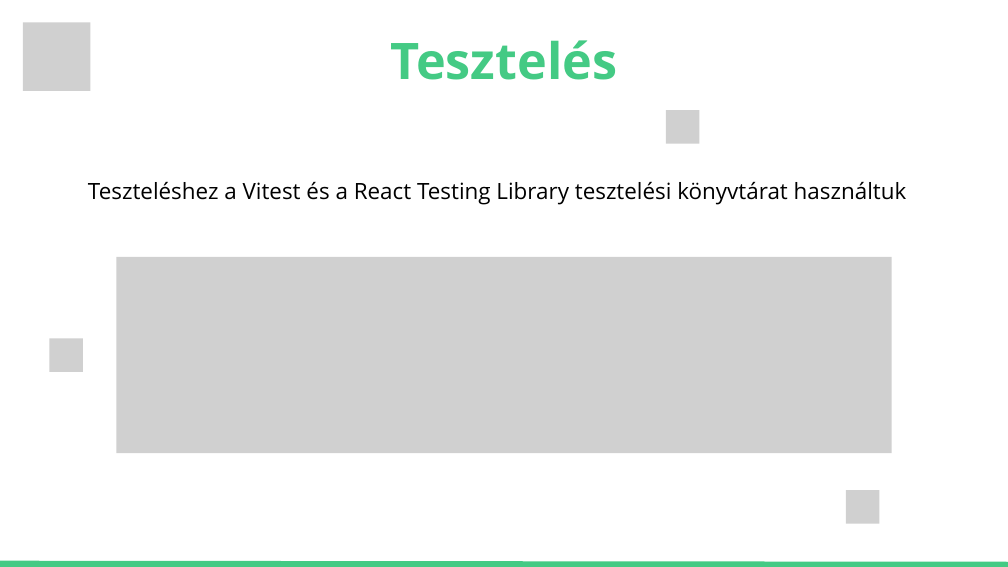
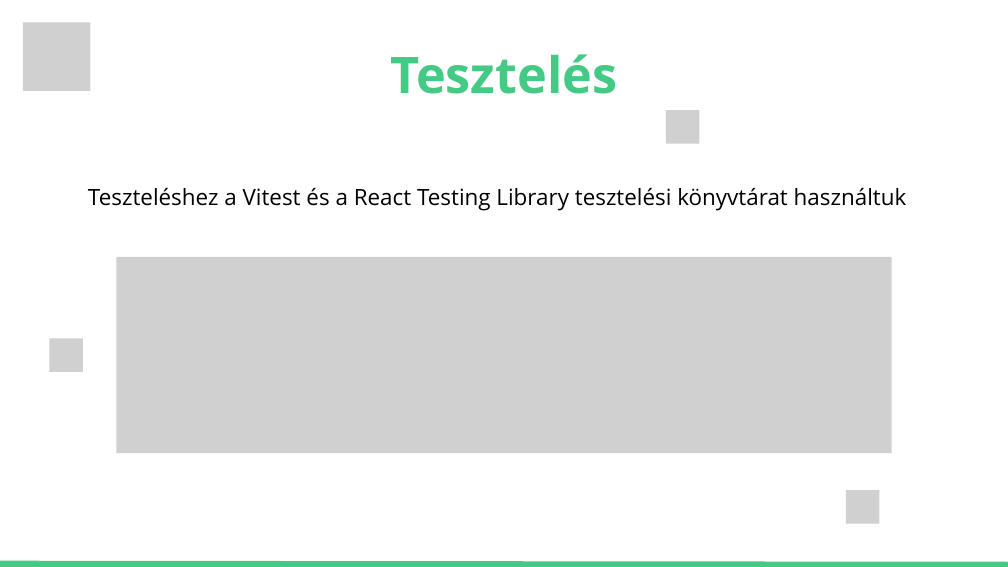
Before and after one commit to janoscsordas/planit-vizsgaremek-osszes, a slide deck: slide 10 of Planitapp presentation.pptx. Drawn at 1008x567 pixels with LibreOffice and Linux fonts; fonts in the diff are those of the drawing; grey boxes stand for pictures. Boxes give left, top, right and bottom in pixels: in the first picture for what was removed or moved away, otherwise in the second. Text is boxed around its words. In the diff, an @@ line names an element or a change of style, - is before the commit and + after.

```diff
--- a/Planitapp presentation.pptx
+++ b/Planitapp presentation.pptx
@@ text "Tesztelés" at [391,54,618,94]: line spacing 100.8pt to 1.4 @@
@@ text "Teszteléshez a Vitest és a ..." at [88,187,907,211]: line spacing 44.8pt to 1.4 @@
```
Also in this commit, not shown: 10 other slides changed.
